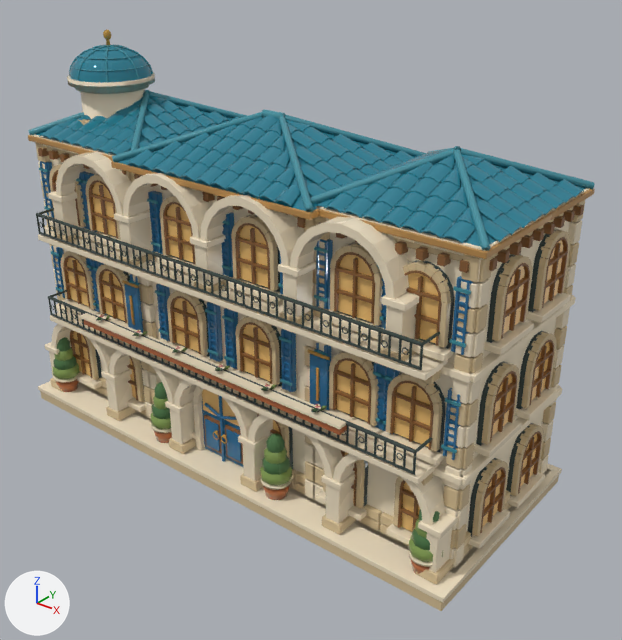
The Blender file art/blender-city/models/harbor/skyscraper_2/source.blend as it was, and as the next commit left it.
Both versions are drawn from a 50 mm camera at (1.495, -1.731, 1.505) aimed at (0.113, -0.004, 0.434). Every picture has the same lights, and +X, +Y and +Z are marked at lower left. The older version comes first.

Names of what the first picture shows: 'harbor_skyscraper_2_geometry'.
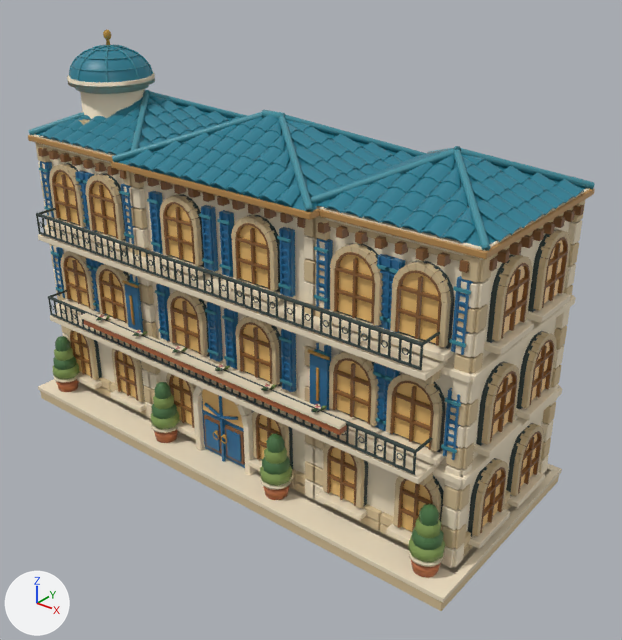
Changed parts and their boxes (x1, y1, x2, y2) in the pictures (622 x 640 px):
```json
{"part": 1, "of": "me_harbor_skyscraper_2_mesh", "change": "deleted", "before": [45, 152, 458, 584], "on screen": "beige"}
{"part": 2, "of": "me_harbor_skyscraper_2_mesh", "change": "cut back", "before": [177, 377, 273, 450], "on screen": "mostly hidden"}
{"part": 3, "of": "me_harbor_skyscraper_2_mesh", "change": "cut back", "before": [52, 335, 70, 349], "after": [54, 345, 59, 353]}
{"part": 4, "of": "me_harbor_skyscraper_2_mesh", "change": "cut back", "before": [421, 499, 445, 538], "after": [421, 516, 440, 538]}
{"part": 5, "of": "me_harbor_skyscraper_2_mesh", "change": "cut back", "before": [93, 158, 130, 189], "on screen": "beige"}
{"part": 6, "of": "me_harbor_skyscraper_2_mesh", "change": "cut back", "before": [299, 218, 334, 245], "after": [326, 220, 330, 240]}
{"part": 7, "of": "me_harbor_skyscraper_2_mesh", "change": "surface changed", "before": [41, 51, 553, 578], "after": [41, 51, 553, 578]}
```

Edits to the scene script, one JSON object a line:
```json
{"block": "me_harbor_skyscraper_2_mesh", "where": "# used by ob_harbor_skyscraper_2_geometry; parent = ob_harbor_skyscraper_2; location = (0.0, 0.0, 0.0)"}
{"op": "remove", "block": "me_harbor_skyscraper_2_mesh", "code": "me_harbor_skyscraper_2_mesh.from_pydata(...)  # 50864 vertices, 40060 faces; spans x -0.78..0.78, y -0.36..0.36, z 0.0..1.17"}
{"op": "add", "block": "me_harbor_skyscraper_2_mesh", "code": "me_harbor_skyscraper_2_mesh.from_pydata(...)  # 49288 vertices, 38626 faces; spans x -0.78..0.78, y -0.36..0.36, z 0.0..1.17"}
{"block": "me_harbor_skyscraper_2_mesh", "change": "me_harbor_skyscraper_2_mesh part 1: 117 loose pieces with 1464 vertices, spanning x -0.75..0.75, y -0.32..-0.22, z 0.05..0.88, are deleted"}
{"block": "me_harbor_skyscraper_2_mesh", "change": "me_harbor_skyscraper_2_mesh part 2"}
{"block": "me_harbor_skyscraper_2_mesh", "change": "64 vertices are removed from x -0.18..0.18, y -0.28..-0.23, z 0.04..0.32"}
{"block": "me_harbor_skyscraper_2_mesh", "change": "44 faces are deleted"}
{"block": "me_harbor_skyscraper_2_mesh", "change": "1 vertex moves within x -0.17, y -0.24, z 0.04"}
{"block": "me_harbor_skyscraper_2_mesh", "change": "8 new faces join them, mat_harbor_skyscraper_2___solid"}
{"block": "me_harbor_skyscraper_2_mesh", "change": "me_harbor_skyscraper_2_mesh part 3"}
{"block": "me_harbor_skyscraper_2_mesh", "change": "8 vertices are removed from x -0.72..-0.69, y -0.31..-0.22, z 0.19..0.24"}
{"block": "me_harbor_skyscraper_2_mesh", "change": "14 faces are deleted"}
{"block": "me_harbor_skyscraper_2_mesh", "change": "2 vertices move within x -0.72..-0.7, y -0.31, z 0.19"}
{"block": "me_harbor_skyscraper_2_mesh", "change": "8 new faces join them, mat_harbor_skyscraper_2___water_foliage"}
{"block": "me_harbor_skyscraper_2_mesh", "change": "me_harbor_skyscraper_2_mesh part 4"}
{"block": "me_harbor_skyscraper_2_mesh", "change": "8 vertices are removed from x 0.69..0.72, y -0.31..-0.22, z 0.19..0.24"}
{"block": "me_harbor_skyscraper_2_mesh", "change": "14 faces are deleted"}
{"block": "me_harbor_skyscraper_2_mesh", "change": "2 vertices move within x 0.7..0.72, y -0.31, z 0.19"}
{"block": "me_harbor_skyscraper_2_mesh", "change": "8 new faces join them, mat_harbor_skyscraper_2___water_foliage"}
{"block": "me_harbor_skyscraper_2_mesh", "change": "me_harbor_skyscraper_2_mesh part 5"}
{"block": "me_harbor_skyscraper_2_mesh", "change": "16 vertices are removed from x -0.4..-0.32, y -0.31..-0.23, z 0.81..0.87"}
{"block": "me_harbor_skyscraper_2_mesh", "change": "18 faces are deleted"}
{"block": "me_harbor_skyscraper_2_mesh", "change": "6 new faces join them, mat_harbor_skyscraper_2___solid"}
{"block": "me_harbor_skyscraper_2_mesh", "change": "me_harbor_skyscraper_2_mesh part 6"}
{"block": "me_harbor_skyscraper_2_mesh", "change": "16 vertices are removed from x 0.32..0.4, y -0.31..-0.23, z 0.81..0.87"}
{"block": "me_harbor_skyscraper_2_mesh", "change": "18 faces are deleted"}
{"block": "me_harbor_skyscraper_2_mesh", "change": "6 new faces join them, mat_harbor_skyscraper_2___solid"}
{"block": "me_harbor_skyscraper_2_mesh", "change": "me_harbor_skyscraper_2_mesh part 7: 37938 kept faces spanning x -0.78..0.78, y -0.36..0.36, z 0.0..1.17 get new texture (UV) coordinates"}
```
